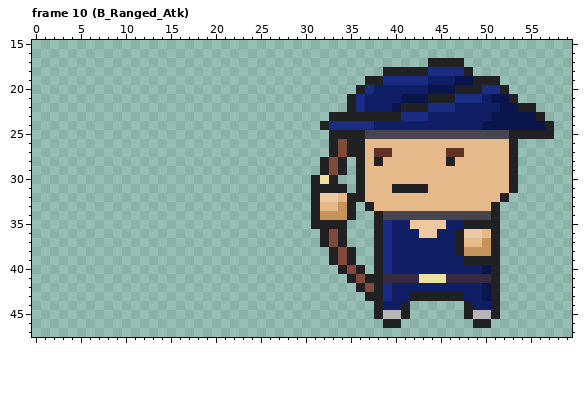
File history of a pixel-art file, Assets/Smooz/Arts/Heroes/Animation/Attack/Blue_Ranged_Attack.aseprite. This is how it looked before the edit.
64x64 pixels, 12 frames. Shown: frame 10 (B_Ranged_Atk): x 0..59, y 15..47. The old version is drawn lined up with the new one.
New version:
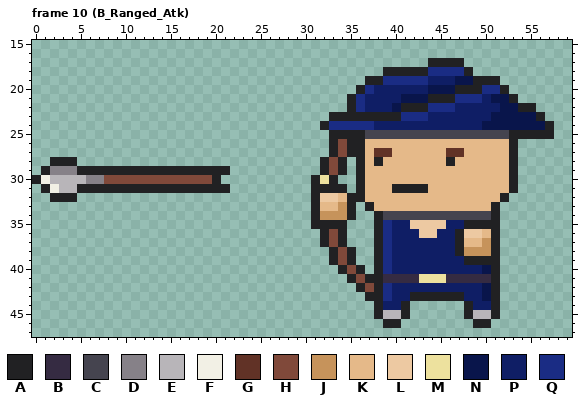
Palette (. is transparent): A #212123  B #352b42  C #45444f  D #868188  E #b8b5b9  F #f2f0e5  G #613226  H #80493a  J #c6935b  K #e5b989  L #edc9a2  M #ede19e  N #09154b  P #0f1e65  Q #1a2c84
The exact change:
{"change": "whole drawing moved by +4,+0 (the old picture is shown already moved)"}
{"where": "frame 10 (B_Ranged_Atk)"}
{"frame":10,"y":28,"x":2,"old":"...","new":"AAA"}
{"frame":10,"y":29,"x":1,"old":".....................","new":"ADDDAAAAAAAAAAAAAAAAA"}
{"frame":10,"y":30,"x":0,"old":".....................","new":"AFEEEEDDHHHHHHHHHHHHA"}
{"frame":10,"y":31,"x":1,"old":".....................","new":"AFEEAAAAAAAAAAAAAAAAA"}
{"frame":10,"y":32,"x":2,"old":"...","new":"AAA"}
{"label":"added","picture_box":[32,157,230,202]}
